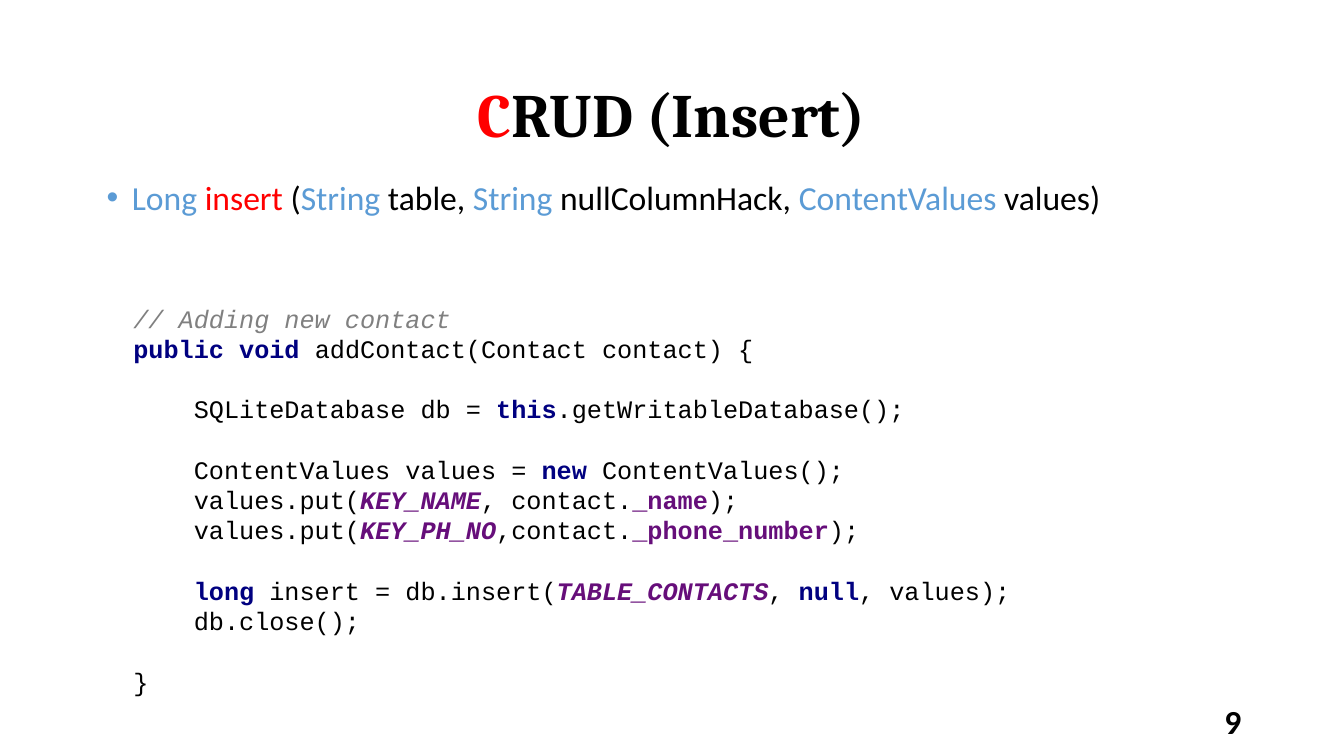
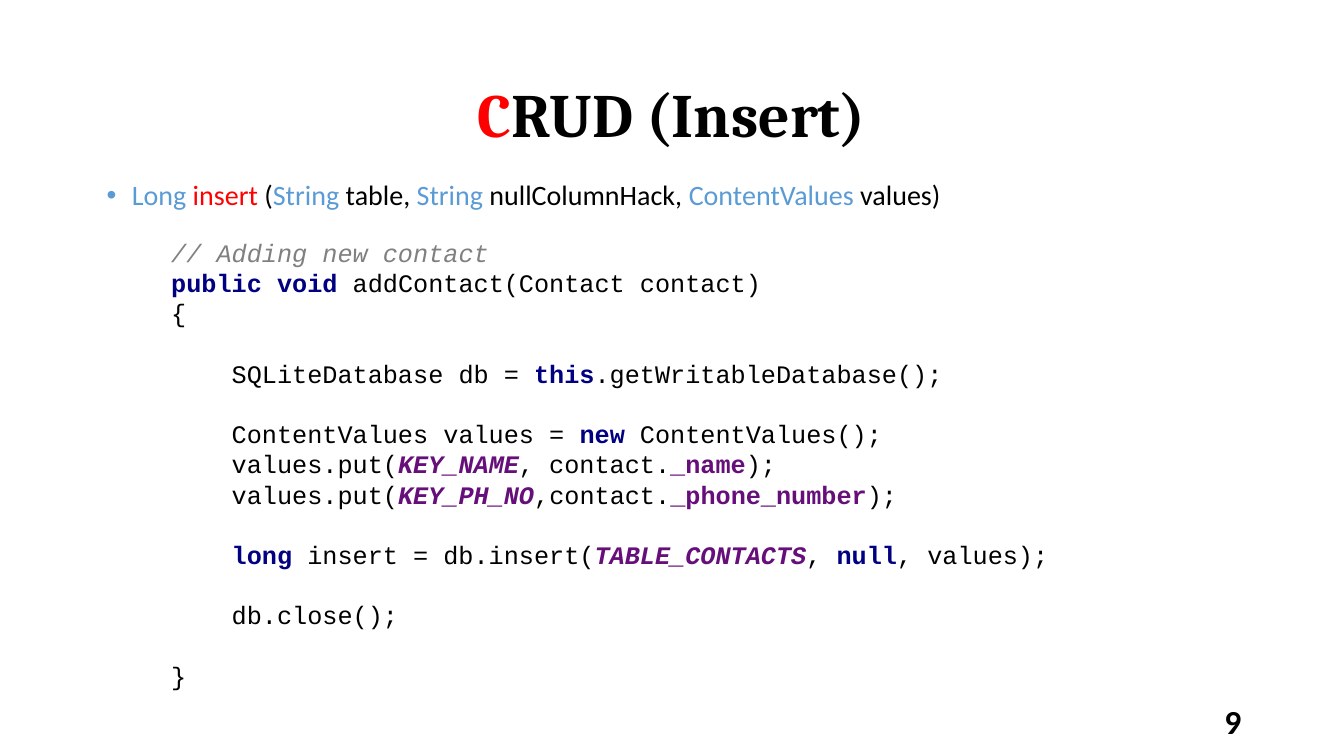
Before and after one commit to varanee/Course, a slide deck: slide 9 of Mobile_App_Dev/Week7/Lec7.odp. Drawn at 1344x756 pixels with LibreOffice and Linux fonts; fonts in the diff are those of the drawing. Boxes give left, top, right and bottom in pixels: in the first picture for what was removed or moved away, otherwise in the second. Text is boxed around its words. In the diff, an @@ line names an element or a change of style, - is before the commit and + after.

```diff
--- a/Mobile_App_Dev/Week7/Lec7.odp
+++ b/Mobile_App_Dev/Week7/Lec7.odp
@@ text "Long insert (String table, String ..." at <box>132,184,940,210</box>: size 24 to 20 pt @@
@@ text "// Adding new contact public ...": place and size @@
-text "// Adding new contact public ..." at <box>133,310,1010,636</box>
+text "// Adding new contact public ..." at <box>171,244,1048,630</box>
@@ text at <box>171,244,761,298</box>: text changed @@
-// Adding new contact
-public void addContact(Contact contact) {
+// Adding new contact
+public void addContact(Contact contact)
+{
@@ text at <box>232,425,1048,630</box>: text changed @@
-ContentValues values = new ContentValues();
-values.put(KEY_NAME, contact._name);
-values.put(KEY_PH_NO,contact._phone_number);
-long insert = db.insert(TABLE_CONTACTS, null, values);
-db.close();
-}
+ContentValues values = new ContentValues();
+values.put(KEY_NAME, contact._name);
+values.put(KEY_PH_NO,contact._phone_number);
+long insert = db.insert(TABLE_CONTACTS, null, values);
+db.close();
+}
```
Also in this commit, not shown: 11 other slides changed, 1 slide added, 1 slide removed, 4 other files.
